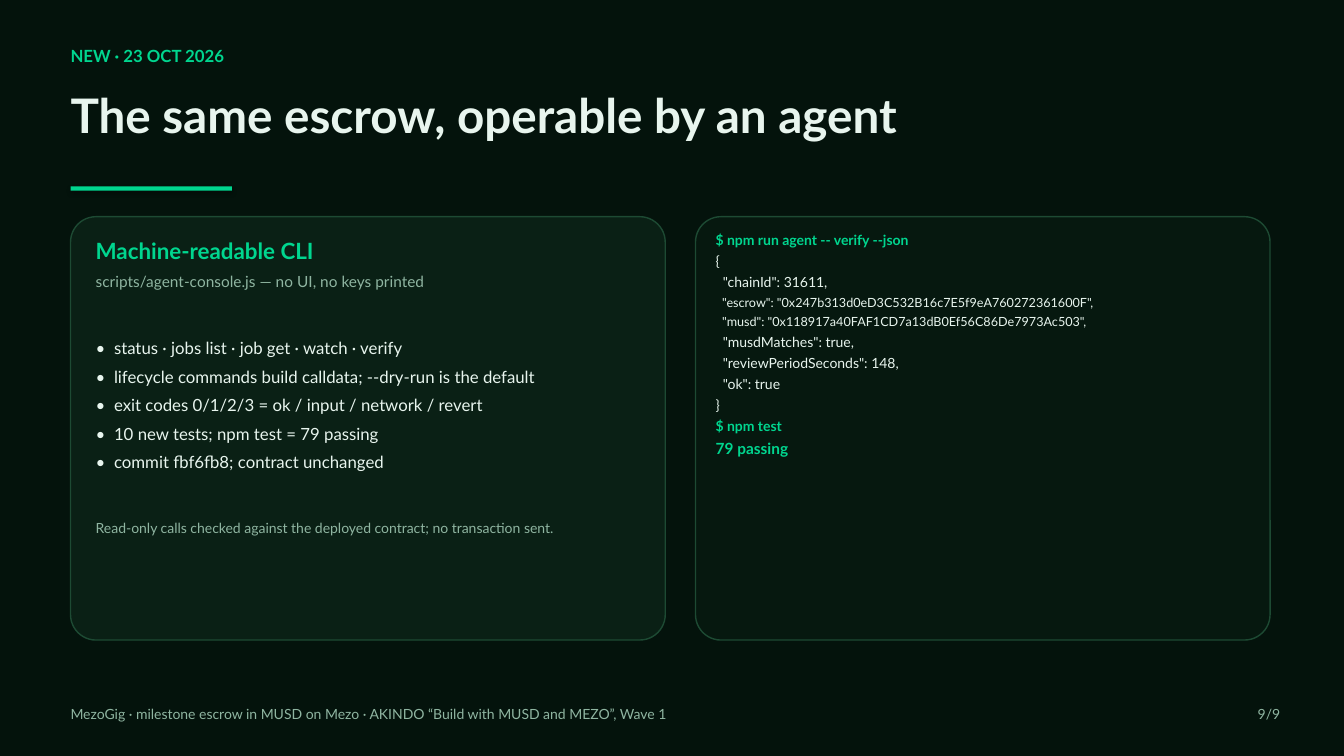
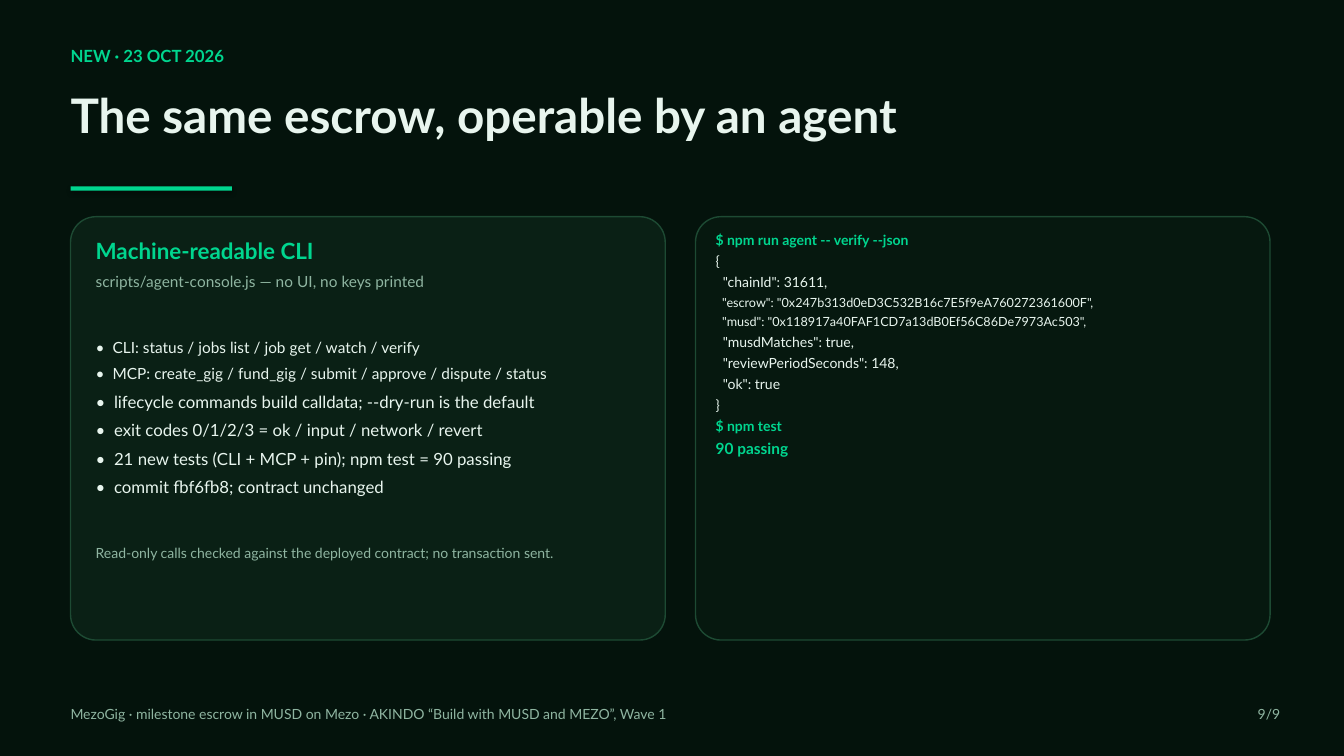
Before and after one commit to mak777uh/mezogig, a slide deck: slide 9 of docs/deck.pptx. Drawn at 1344x756 pixels with LibreOffice and Linux fonts; fonts in the diff are those of the drawing. Boxes give left, top, right and bottom in pixels: in the first picture for what was removed or moved away, otherwise in the second. Text is boxed around its words. In the diff, an @@ line names an element or a change of style, - is before the commit and + after.

Commit message:
feat(agent): MCP escrow server, pin-proof, evidence, 9-slide deck; 90 tests

```diff
--- a/docs/deck.pptx
+++ b/docs/deck.pptx
@@ text at [113,341,547,382]: text changed; size 12 to 11 pt @@
-• status · jobs list · job get · watch · verify
+• CLI: status / jobs list / job get / watch / verify
+• MCP: create_gig / fund_gig / submit / approve / dispute / status
@@ text at [716,442,788,457]: text changed @@
-79 passing
+90 passing
@@ text at [114,452,511,468]: text changed @@
-• 10 new tests; npm test = 79 passing
+• 21 new tests (CLI + MCP + pin); npm test = 90 passing
```
Also in this commit, not shown: 2 other slides changed, 13 other files.
